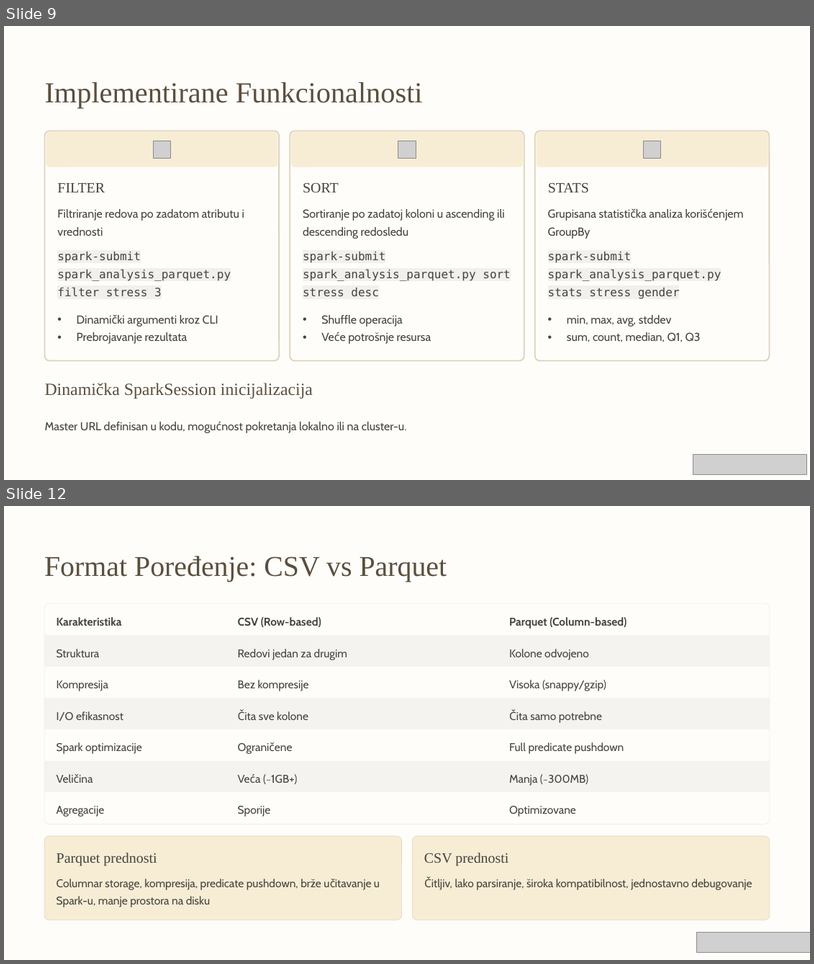
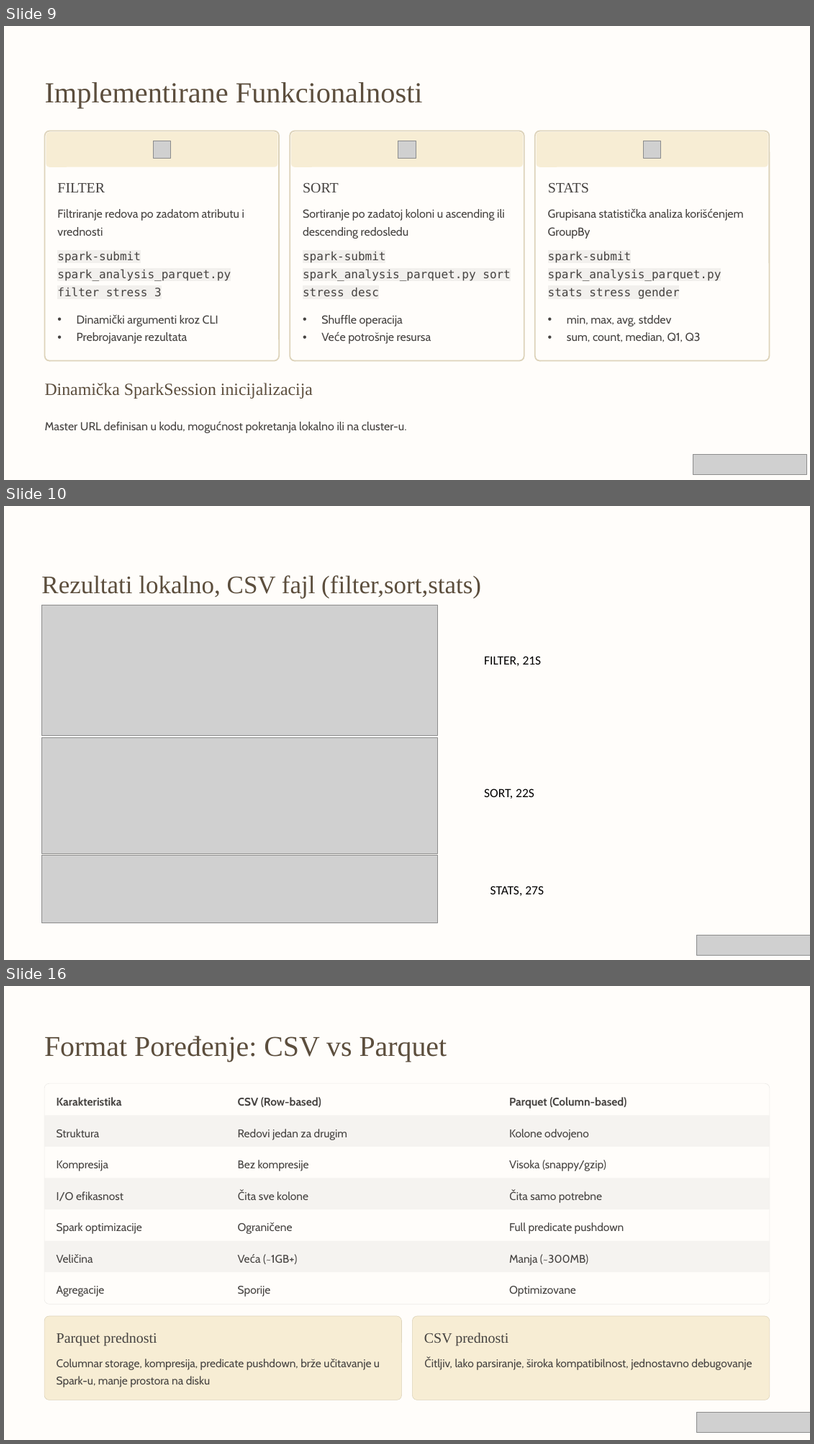
Before and after one commit to Sajko01/BigData, a slide deck: Aleksandar_Jovanovic_2120.pptx. Shown one above the other, each under a label of ours: slides 9 and 12 before the commit, slides 9, 10 and 16 after it; the slides between them are not shown. The pictures are 814x964 and 814x1444 pixels, drawn with LibreOffice and Linux fonts; fonts in the diff are those of the drawing; grey boxes stand for pictures; background and template pictures are left out. Boxes give left, top, right and bottom in pixels: in the first picture for what was removed or moved away, otherwise in the second. Text is boxed around its words. In the diff, an @@ line names an element or a change of style, - is before the commit and + after.

```diff
--- a/Aleksandar_Jovanovic_2120.pptx
+++ b/Aleksandar_Jovanovic_2120.pptx
@@ slide 10 added at <box>4,506,810,960</box>, background picture (left out); not listed: 1 template element that a slide beside it also shows @@
@@ text added at <box>41,575,481,598</box>, 36 pt, text #5C4E3D @@
+Rezultati lokalno, CSV fajl (filter,sort,stats)
@@ picture added at <box>41,605,438,736</box> @@
@@ text added at <box>484,656,542,666</box>, 18 pt, text #000000 @@
+FILTER, 21S
@@ picture added at <box>41,737,438,853</box> @@
@@ text added at <box>484,788,535,798</box>, 18 pt, text #000000 @@
+SORT, 22S
@@ picture added at <box>41,854,438,922</box> @@
@@ text added at <box>491,885,544,896</box>, 18 pt, text #000000 @@
+STATS, 27S
@@ picture added at <box>697,935,810,955</box> @@
@@ what was slide 12 is now slide 16 @@
```
Also in this commit, not shown: 1 slide changed, 4 other slides added, 1 slide removed, 17 other files.
